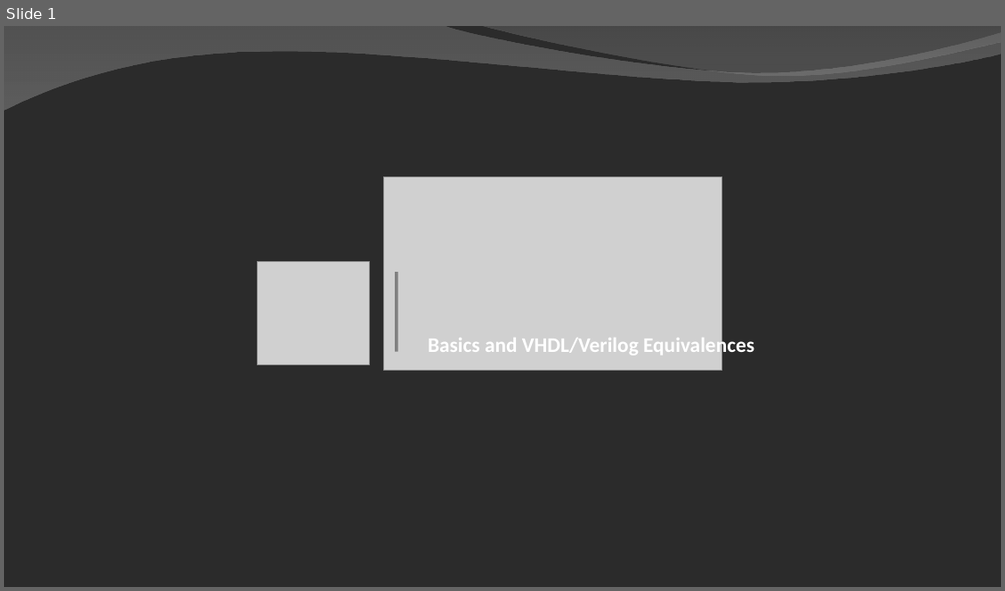
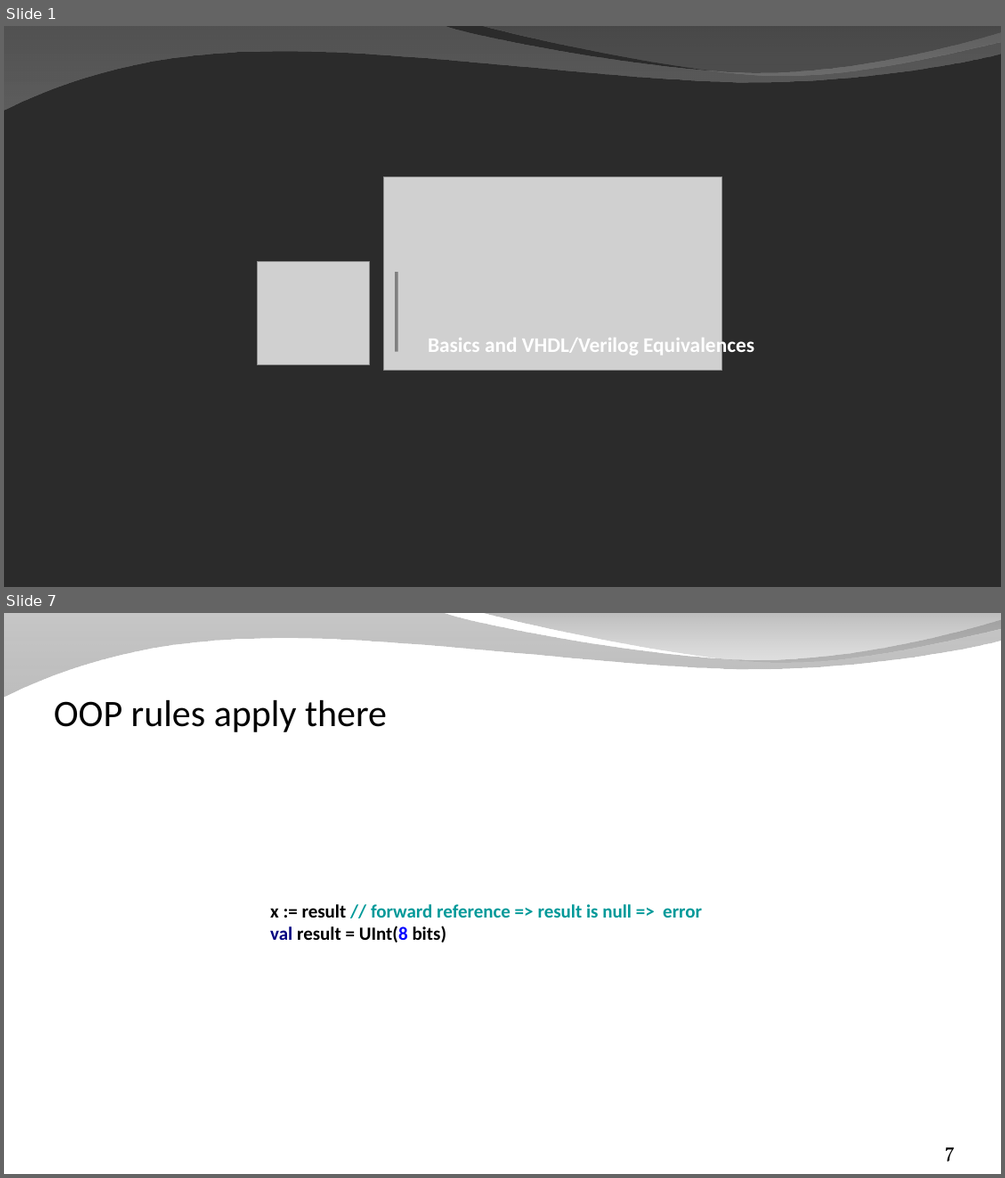
Before and after one commit to SpinalHDL/SpinalDoc, a slide deck: presentation/en/workshop/equivalence.odp. Shown one above the other, each under a label of ours: slide 1 before the commit, slides 1 and 7 after it; the slides between them are not shown. The pictures are 1005x591 and 1005x1178 pixels, drawn with LibreOffice and Linux fonts; fonts in the diff are those of the drawing; grey boxes stand for pictures; background and template pictures are left out; a plain dark background stands for a picture behind light text. Boxes give left, top, right and bottom in pixels: in the first picture for what was removed or moved away, otherwise in the second. Text is boxed around its words. In the diff, an @@ line names an element or a change of style, - is before the commit and + after.

```diff
--- a/presentation/en/workshop/equivalence.odp
+++ b/presentation/en/workshop/equivalence.odp
@@ slide 7 added at <box>4,613,1001,1174</box>, background picture (left out); not listed: 2 template elements that a slide beside it also shows @@
@@ title added at <box>54,700,387,732</box>, 36 pt, text #000000 @@
+OOP rules apply there
@@ text added at <box>270,904,702,942</box>, 18 pt, text #009999, bold @@
+x := result // forward reference => result is null => error
+val result = UInt(8 bits)
@@ page number added at <box>945,1147,955,1161</box>, 20 pt, text #000000 @@
+7
```
Also in this commit, not shown: 6 slides changed, 3 other slides added, 3 other files.
